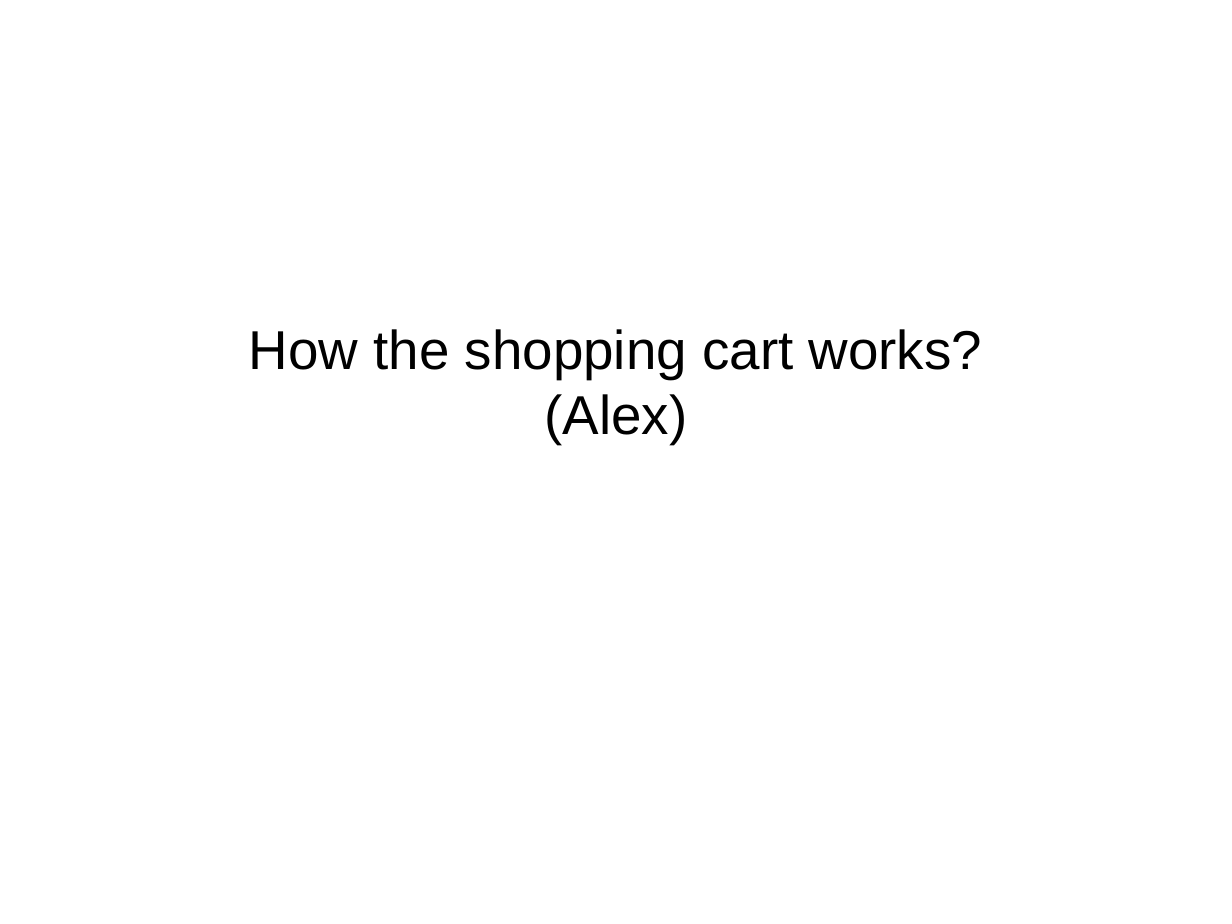
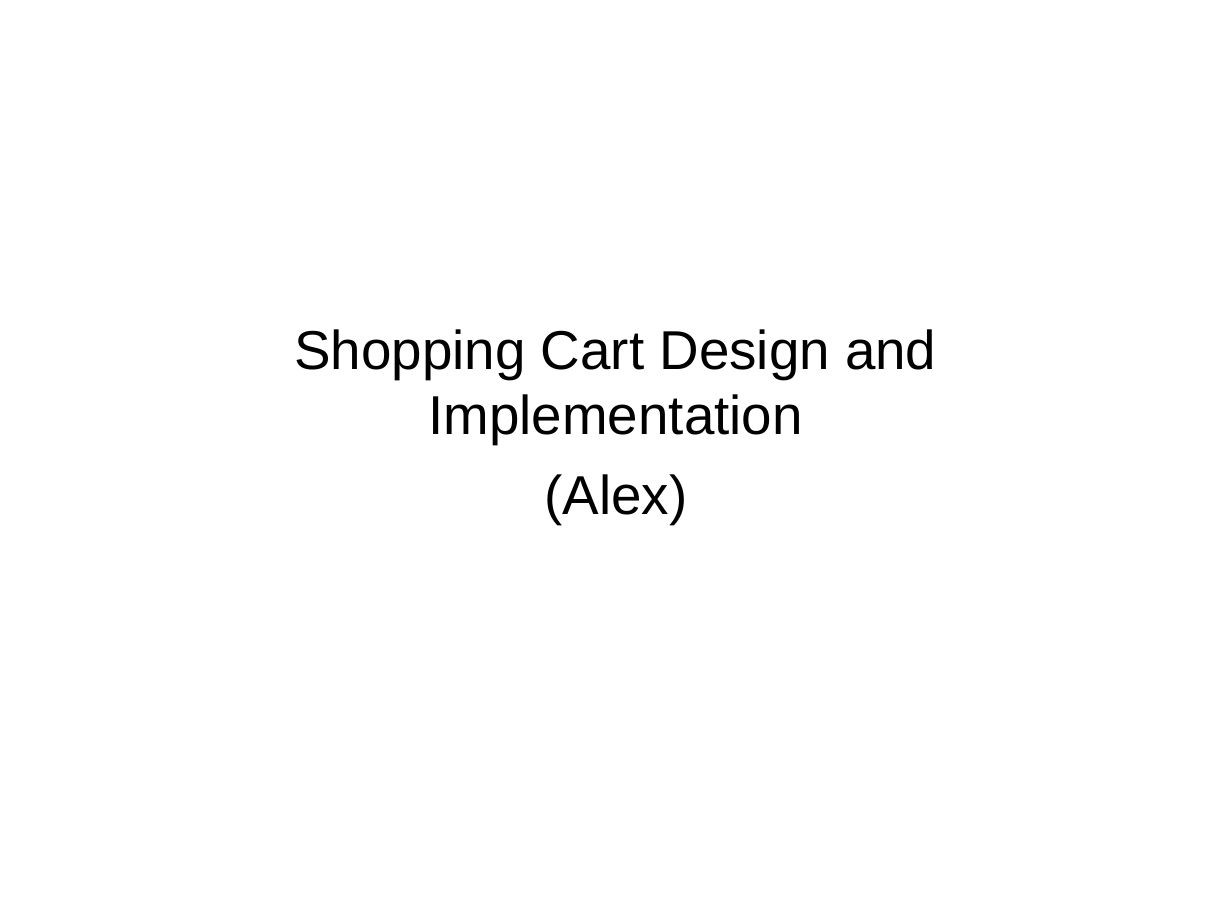
Before and after one commit to NWEN304Group/GroupProject, a slide deck: slide 5 of Group Presentation.ppt. Drawn at 1232x924 pixels with LibreOffice and Linux fonts; fonts in the diff are those of the drawing. Boxes give left, top, right and bottom in pixels: in the first picture for what was removed or moved away, otherwise in the second. Text is boxed around its words. In the diff, an @@ line names an element or a change of style, - is before the commit and + after.

```diff
--- a/Group Presentation.ppt
+++ b/Group Presentation.ppt
@@ text at (x1=294, y1=329, x2=936, y2=524): text changed @@
-How the shopping cart works?(Alex)
+Shopping Cart Design and Implementation
+(Alex)
```
Also in this commit, not shown: 8 other slides changed, 1 other file.
